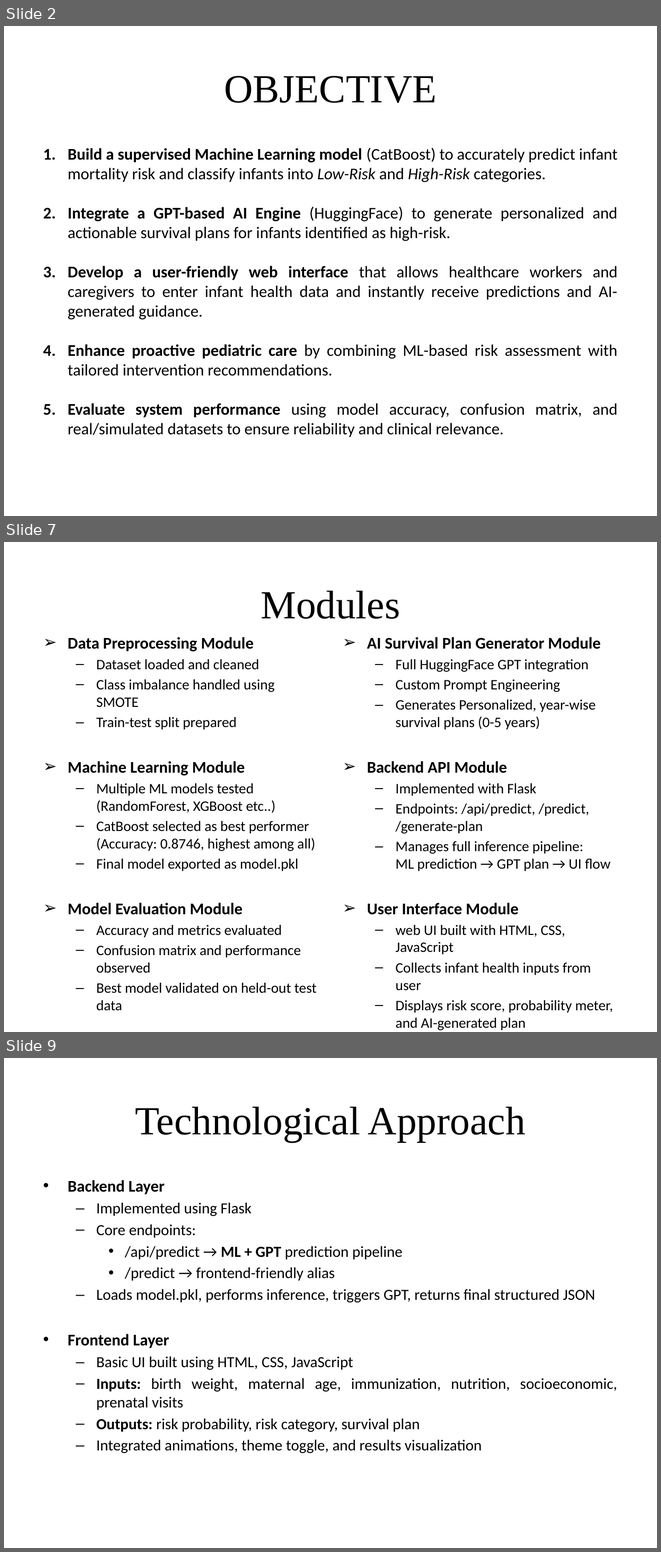
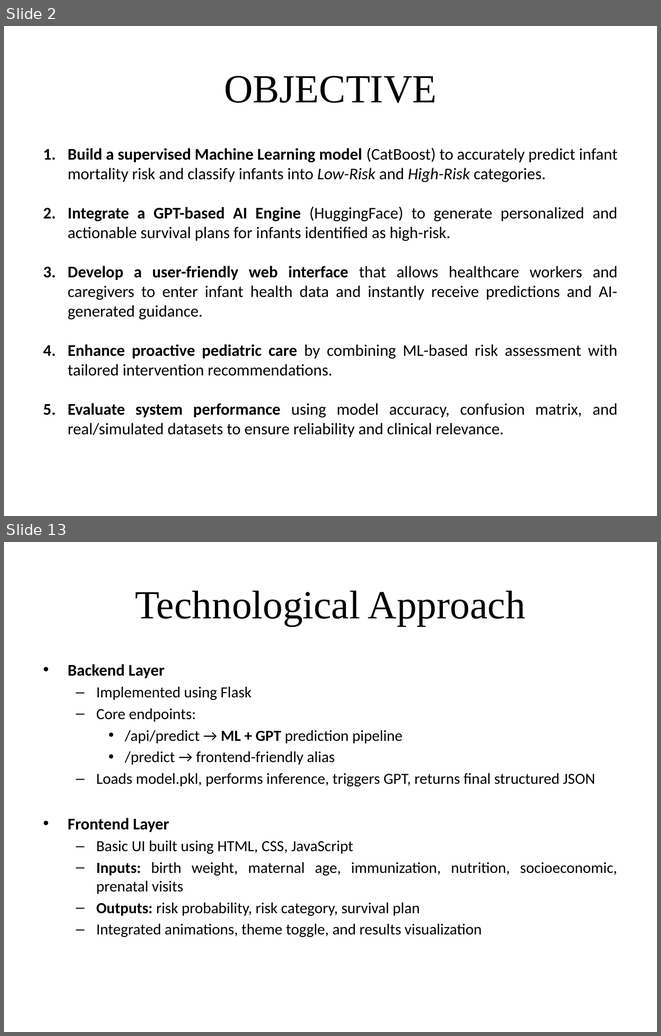
Before and after one commit to Lalithreddy-12/Intelligent-Infant-Health-Predictor-With-Personalized-AI-Guidance, a slide deck: Docs/Ppt/First Review.pptx. Shown one above the other, each under a label of ours: slides 2, 7 and 9 before the commit, slides 2 and 13 after it; the slides between them are not shown. The pictures are 661x1552 and 661x1036 pixels, drawn with LibreOffice and Linux fonts; fonts in the diff are those of the drawing. Boxes give left, top, right and bottom in pixels: in the first picture for what was removed or moved away, otherwise in the second. Text is boxed around its words. In the diff, an @@ line names an element or a change of style, - is before the commit and + after.

```diff
--- a/Docs/Ppt/First Review.pptx
+++ b/Docs/Ppt/First Review.pptx
@@ slide 7 removed at (4, 542, 657, 1032), background #FFFFFF @@
@@ title removed at (261, 590, 400, 619) @@
-Modules
@@ text removed at (68, 637, 317, 1011) @@
-➢ Data Preprocessing Module
-  – Dataset loaded and cleaned
-  – Class imbalance handled using SMOTE
-  – Train-test split prepared
-➢ Machine Learning Module
-  – Multiple ML models tested (RandomForest, XGBoost etc..)
-  – CatBoost selected as best performer (Accuracy: 0.8746, highest among all)
-  – Final model exported as model.pkl
-➢ Model Evaluation Module
-  – Accuracy and metrics evaluated
-  – Confusion matrix and performance observed
-  – Best model validated on held-out test data
@@ text removed at (367, 637, 614, 1013) @@
-➢ AI Survival Plan Generator Module
-  – Full HuggingFace GPT integration
-  – Custom Prompt Engineering
-  – Generates Personalized, year-wise survival plans (0-5 years)
-➢ Backend API Module
-  – Implemented with Flask
-  – Endpoints: /api/predict, /predict, /generate-plan
-  – Manages full inference pipeline: ML prediction → GPT plan → UI flow
-➢ User Interface Module
-  – web UI built with HTML, CSS, JavaScript
-  – Collects infant health inputs from user
-  – Displays risk score, probability meter, and AI-generated plan
@@ what was slide 9 is now slide 13 @@
```
Also in this commit, not shown: 4 slides changed, 7 slides added, 2 other slides removed.
